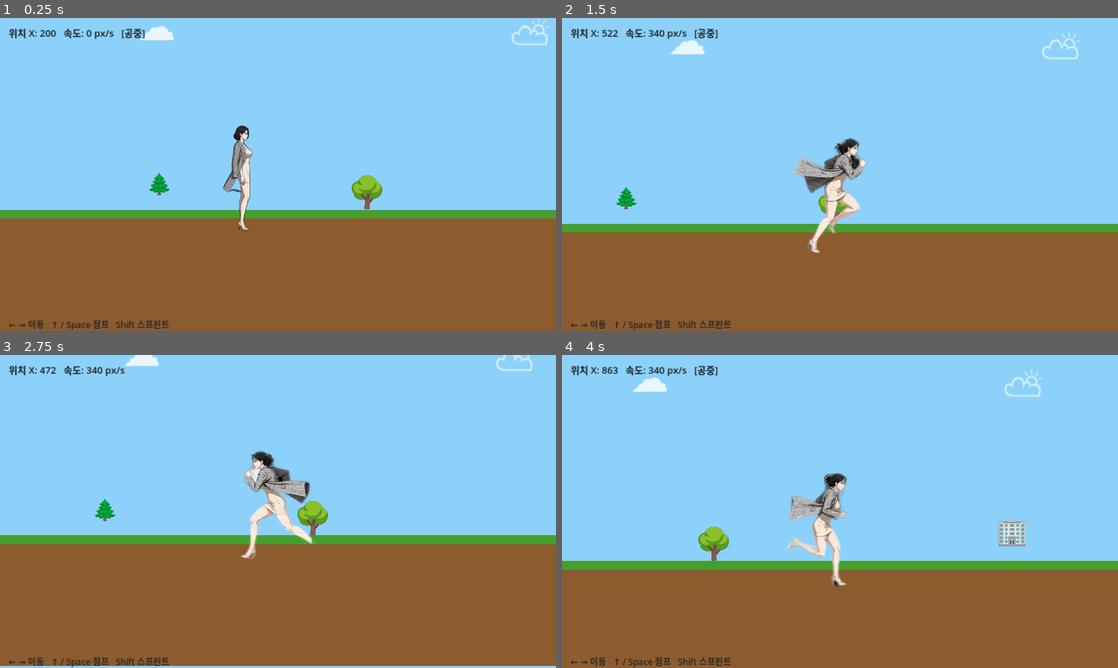
Above: before the commit, frames 1-4 (two rows, left to right).
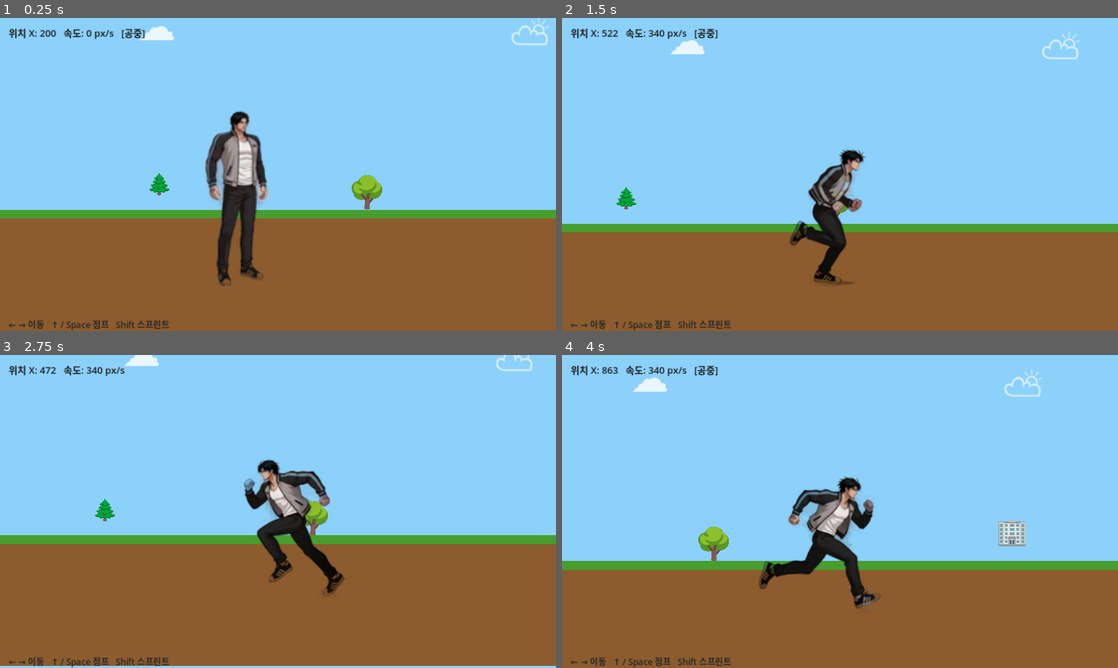
Above: after the commit, the same moments.

Repository: sean-park-funda/runner-game
Game: Godot game, scene res://scenes/Main.tscn
The game is run twice, just before and just after one commit, with the same random seed, the same clock (stepped at 60 frames per second) and the same inputs.
Inputs:
- Up to frame 1 (0.25 s): no input
- Up to frame 2 (1.5 s): tap Enter (ui_accept) at 0.5, 0.77 s; hold Right (ui_right) from 0.53 s (still down)
- Up to frame 3 (2.75 s): tap Enter (ui_accept) at 1.52 s; release Right (ui_right) at 2.03 s; hold Left (ui_left) from 2.03 s (still down)
- Up to frame 4 (4 s): release Left (ui_left) at 2.78 s; hold Right (ui_right) from 2.78 s (still down); tap Enter (ui_accept) at 3.02, 3.77 s

The runs differ from the first frame. In frame 1, 3.6% of the frame differs, in the area x 36-49%, y 29-86%; in frame 2, 3.0%; in frame 3, 3.6%; in frame 4, 3.7%, in the area x 35-58%, y 37-82%.

Commit message:
Replace character sprites with man_idle(15f) and man_run(7f)

Diff:
--- a/scripts/main.gd
+++ b/scripts/main.gd
@@ -23,7 +23,7 @@
 const SPRINT_SPEED  = 600.0
 const JUMP_VELOCITY = -680.0
 const RUN_FRAMES    = 7      # run.png 프레임 수
-const IDLE_FRAMES   = 13     # idle.png 프레임 수
+const IDLE_FRAMES   = 15     # idle.png 프레임 수
 const ANIM_FPS      = 12.0   # 재생 속도 (높을수록 빠름)
 
 func _ready() -> void:
Binary file changed: assets/sprites/idle.png
Binary file changed: assets/sprites/run.png
